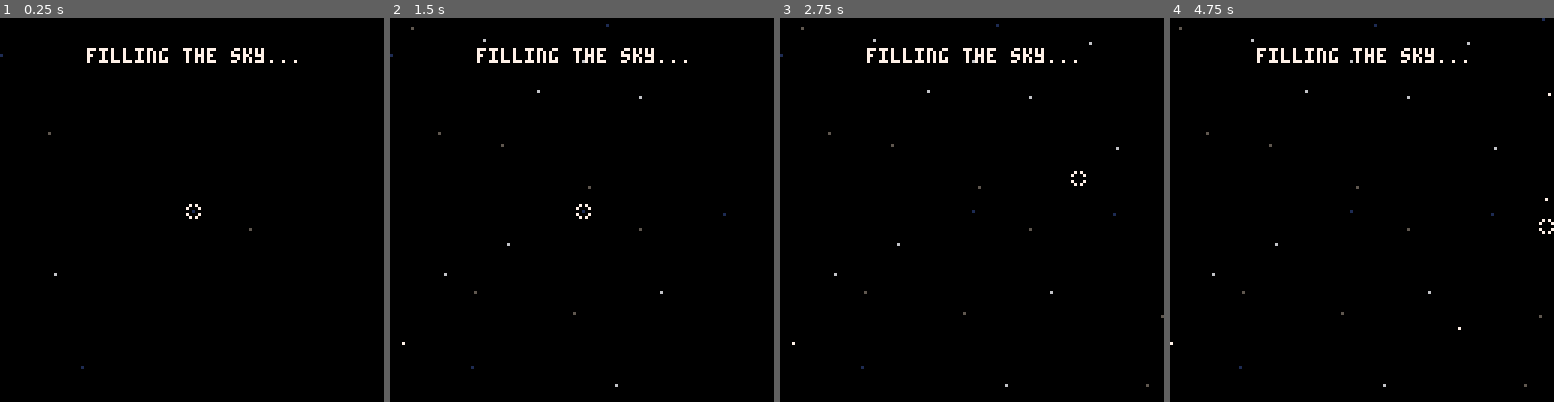
Above: before the commit, frames 1-4 (left to right).
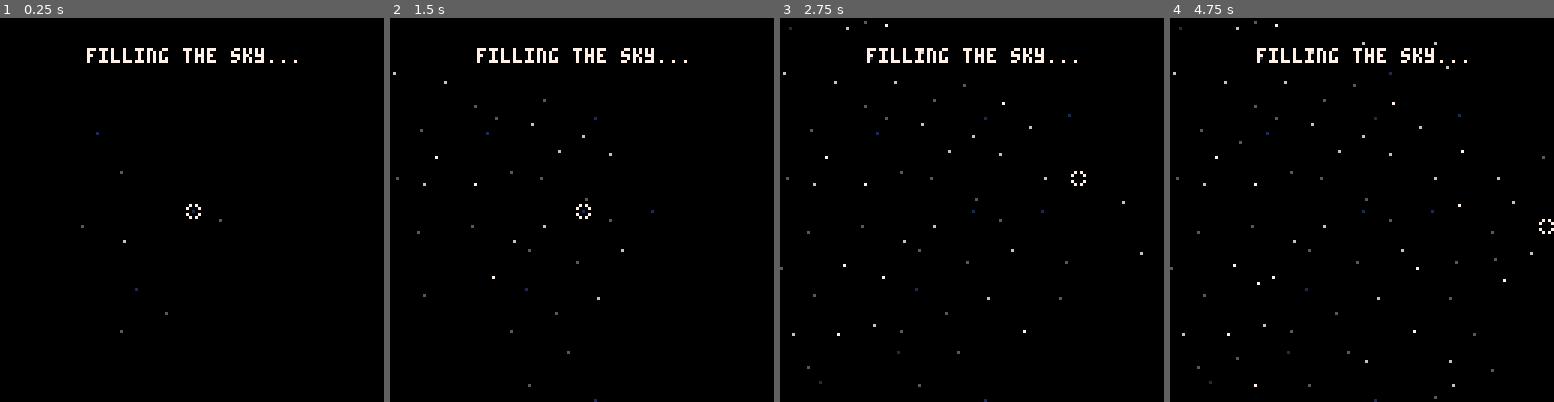
Above: after the commit, the same moments.

Repository: KeyMaster-/stargazer
Game: PICO-8 cartridge stargazer.p8
Same seed, same stepped clock (60 frames per second), same inputs: the game is played once before the commit and once after it.
Inputs:
- Up to frame 1 (0.25 s): no input
- Up to frame 2 (1.5 s): tap X (X key) at 0.33, 1.07 s; tap O (Z key) at 0.7 s
- Up to frame 3 (2.75 s): hold Right 1.6-2.1 s; tap O (Z key) at 1.7, 2.1, 2.5 s; tap X (X key) at 1.85 s; hold Up 2.15-2.42 s; hold Right from 2.47 s (still down)
- Up to frame 4 (4.75 s): tap O (Z key) every 0.4 s from 2.9 to 4.5 s; tap X (X key) at 2.97, 4.08 s; release Right at 3.03 s; hold Left 3.08-3.58 s; hold Down 3.63-3.97 s; hold Right 4.02-4.68 s; hold Up from 4.73 s (still down)

The runs differ from the first frame. In frame 1, less than 0.1% of the frame differs, in the area x 0-66%, y 9-92%; in frame 2, 0.3%; in frame 3, 0.5%; in frame 4, 0.7%, in the area x 0-100%, y 0-100%.

Commit message:
Experimental zoom-out view during star gen
This makes the progress more obvious and the waiting time more bearable
:)

Diff:
--- a/stargazer.p8
+++ b/stargazer.p8
@@ -212,14 +212,16 @@
 
   if cur_state == star_select_update then star_select_draw_constellations() end
 
+  camera()
+
   for star in all(stars) do
     if star.timer == 0 then
       set_twinkle(star)
     end
-    pset(star.x, star.y, star.col)
-  end
-
-  camera()
+    if cur_state == star_gen_update then pset(star.x * 128/sky_size, star.y * 128/sky_size, star.col)
+    else pset(star.x - cam.x, star.y - cam.y, star.col) end
+  end
+
   spr(csr_gfx, csr.x-3, csr.y-3)
 
   if cur_state == star_gen_update then print('filling the sky...', 29, 10, 7) end
